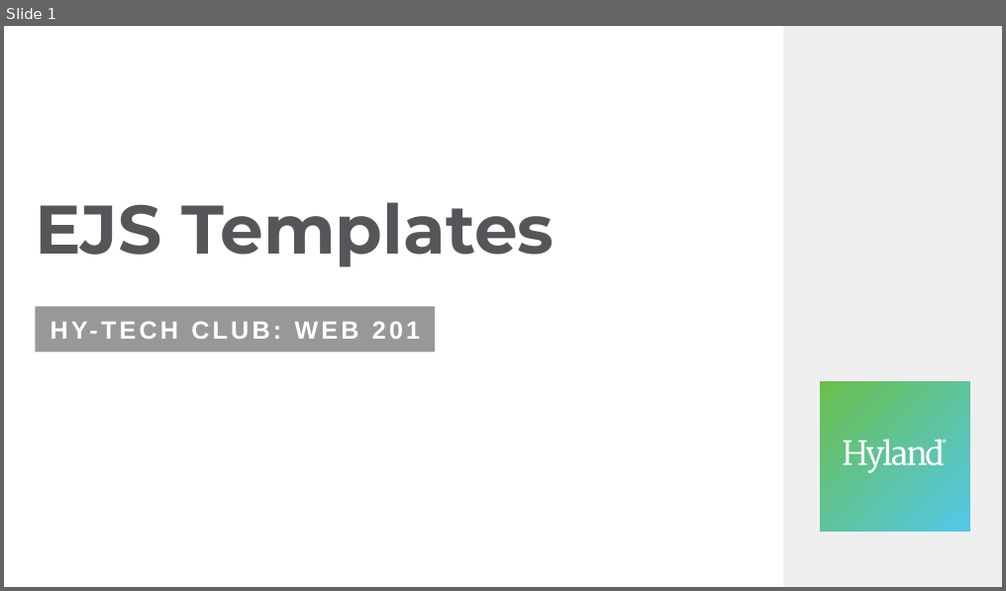
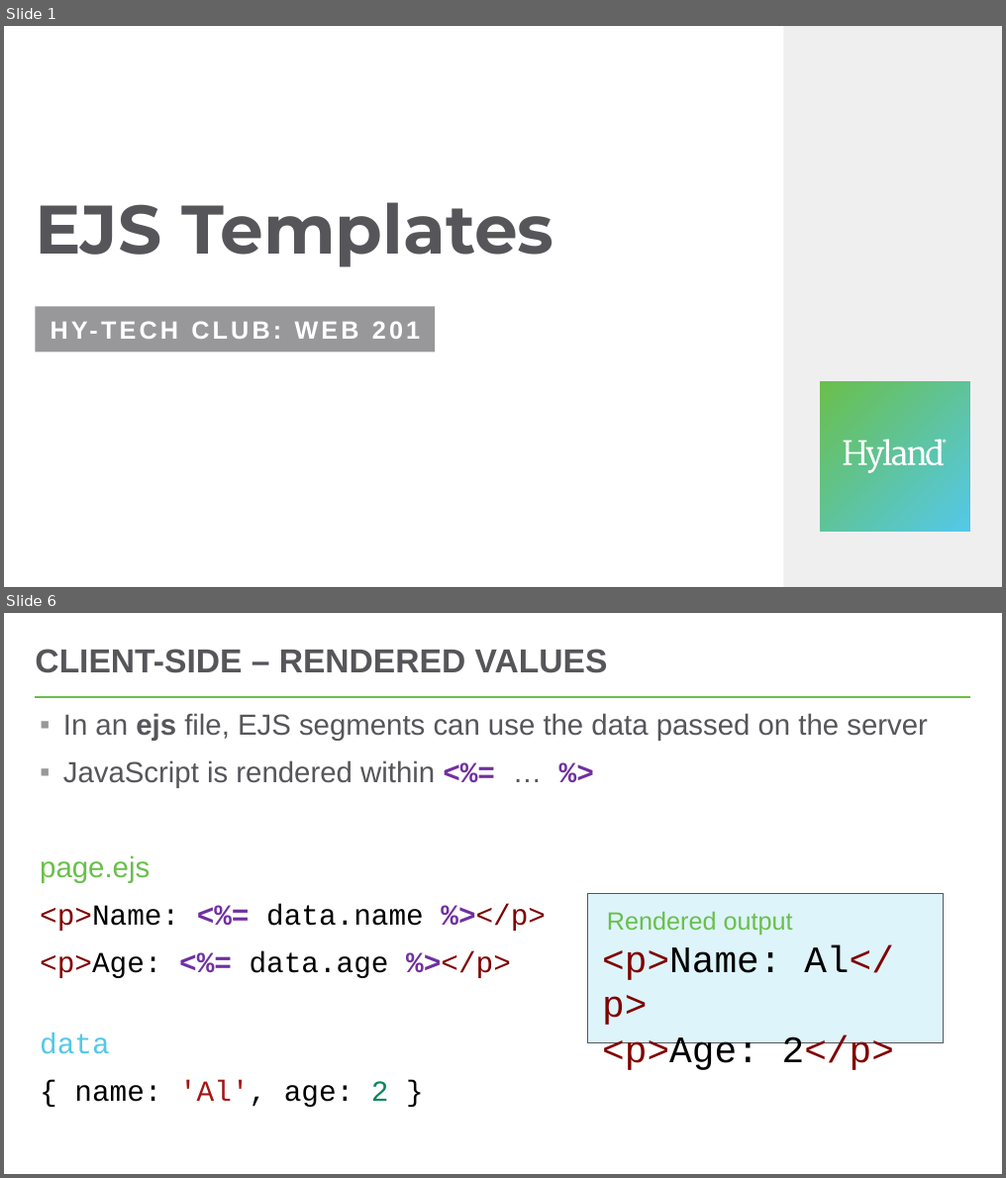
Before and after one commit to hytechclub/web-201, a slide deck: EjsTemplates/EjsTemplates.pptx. Shown one above the other, each under a label of ours: slide 1 before the commit, slides 1 and 6 after it; the slides between them are not shown. The pictures are 1006x591 and 1006x1178 pixels, drawn with LibreOffice and Linux fonts; fonts in the diff are those of the drawing. Boxes give left, top, right and bottom in pixels: in the first picture for what was removed or moved away, otherwise in the second. Text is boxed around its words. In the diff, an @@ line names an element or a change of style, - is before the commit and + after.

```diff
--- a/EjsTemplates/EjsTemplates.pptx
+++ b/EjsTemplates/EjsTemplates.pptx
@@ slide 6 added at (x1=4, y1=613, x2=1002, y2=1174), background #FFFFFF @@
@@ title added at (x1=35, y1=649, x2=608, y2=673), 32 pt, text #56565A, bold @@
+CLIENT-SIDE – RENDERED VALUES
@@ line added from (36, 697) to (971, 697), #54C8E8 2.25 pt @@
@@ text added at (x1=40, y1=713, x2=928, y2=1107), 28 pt, text #56565A @@
+▪ In an ejs file, EJS segments can use the data passed on the server
+▪ JavaScript is rendered within <%= … %>
+page.ejs
+<p>Name: <%= data.name %></p>
+<p>Age: <%= data.age %></p>
+data
+{ name: 'Al', age: 2 }
@@ rectangle added at (x1=587, y1=894, x2=943, y2=1044), fill #DDF4FA, outline #56565A 1 pt, 36 pt, text #6ABF4B @@
+Rendered output
+<p>Name: Al</p>
+<p>Age: 2</p>
```
Also in this commit, not shown: 2 slides changed, 5 other slides added, 2 slides removed, 1 other file.
